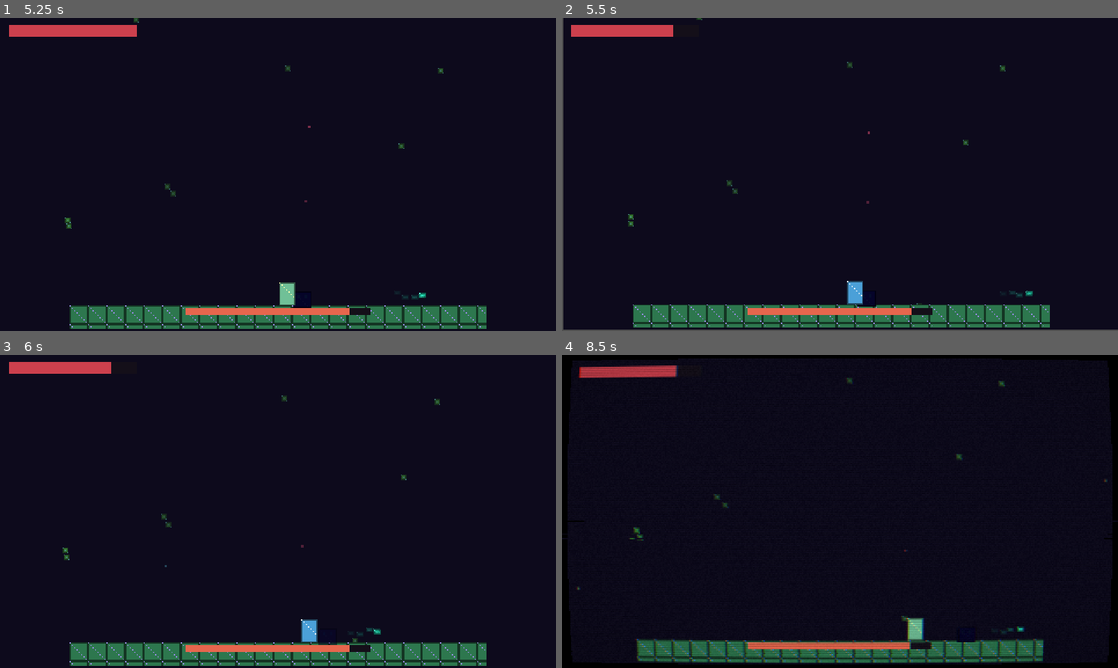
Above: before the commit, frames 1-4 (two rows, left to right).
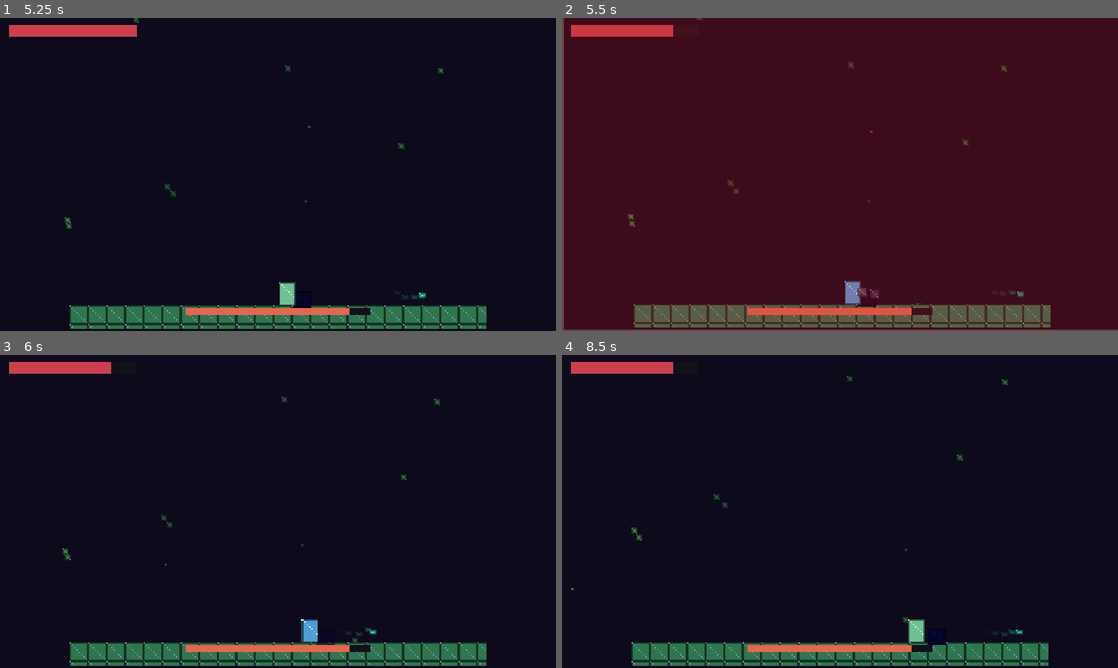
Above: after the commit, the same moments.

Repository: Eruldin/Honor-Meselesi
Game: Godot game, scene res://tools/RecordCh7.tscn
Same seed, same stepped clock (60 frames per second), same inputs: the game is played once before the commit and once after it. This scene is started directly instead of the project's main scene.
Inputs (mouse positions are in pixels of both pictures, inside the frame that each line leads up to):
- Up to frame 1 (5.25 s): tap Enter (ui_accept) at 0.5 s; move the mouse to (400, 158) at 0.52 s; hold D (move_right) 0.53-1.25 s; hold J (attack) 0.53-1.25 s; click (400, 158) at 0.67 s; tap Space (jump) at 0.77, 3.77 s; drag from (166, 190) to (200, 299) at 1.27 s; move the mouse to (333, 105) at 2.02 s; hold D (move_right) 2.03-2.75 s; tap F (focus) at 2.1 s; drag from (250, 237) to (111, 127) at 2.77 s; move the mouse to (444, 221) at 3.52 s; hold A (move_left) 3.53-4.25 s; tap Q (form_prev) at 3.6 s; drag from (111, 127) to (261, 293) at 4.27 s; move the mouse to (305, 174) at 5.02 s; hold S (move_down) from 5.03 s (still down); hold Shift from 5.03 s (still down); click (305, 174) at 5.17 s
- Up to frame 2 (5.5 s): keep holding S (move_down); keep holding Shift
- Up to frame 3 (6 s): release S (move_down) at 5.75 s; release Shift at 5.75 s; drag from (194, 433) to (511, 633) at 5.77 s
- Up to frame 4 (8.5 s): move the mouse to (962, 495) at 6.52 s; hold W (move_up) 6.53-7.25 s; tap Ctrl at 6.6 s; tap Space (jump) at 6.77 s; drag from (728, 527) to (812, 574) at 7.27 s; move the mouse to (895, 442) at 8.02 s; hold S (move_down) from 8.03 s (still down); hold J (attack) from 8.03 s (still down)

Frame 1 is identical in both runs. In frame 2, 99% of the frame differs, in the area x 0-100%, y 0-100%; in frame 3, 0.2%; in frame 4, 10%.

Commit message:
yaratik hasar geri bildirimi: damage_dealt emit + hitstop — vignette/vurus kivilcimi samurai ile ayni
Co-Authored-By: Devin AI <158243242+devin-ai-integration[bot]@users.noreply.github.com>

Diff:
--- a/src/player/glitch_creature.gd
+++ b/src/player/glitch_creature.gd
@@ -172,6 +172,8 @@
 		return
 	health.take(info.damage)
 	_iframes = 0.8
+	EventBus.damage_dealt.emit(self, info)
+	FX.hitstop(0.06)
 	FX.shake(2.0, 0.2)
 	AudioManager.play_sfx(&"sfx/hurt", global_position)
 	sprite.modulate = Color(2.0, 0.6, 0.6)
